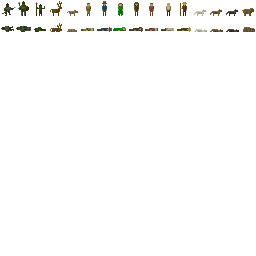
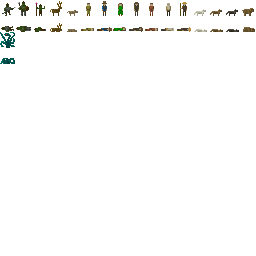
Revision of a layered 256×256 image; what changed, layer by layer:
painted on "Background" over [0, 32, 15, 64]
